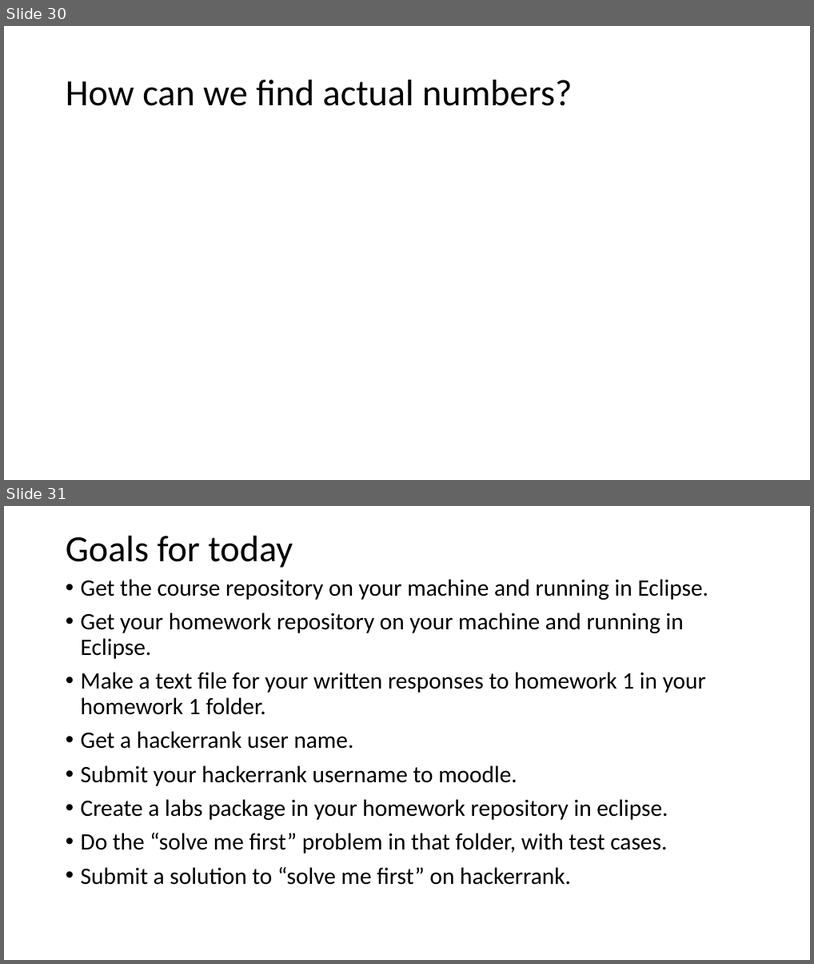
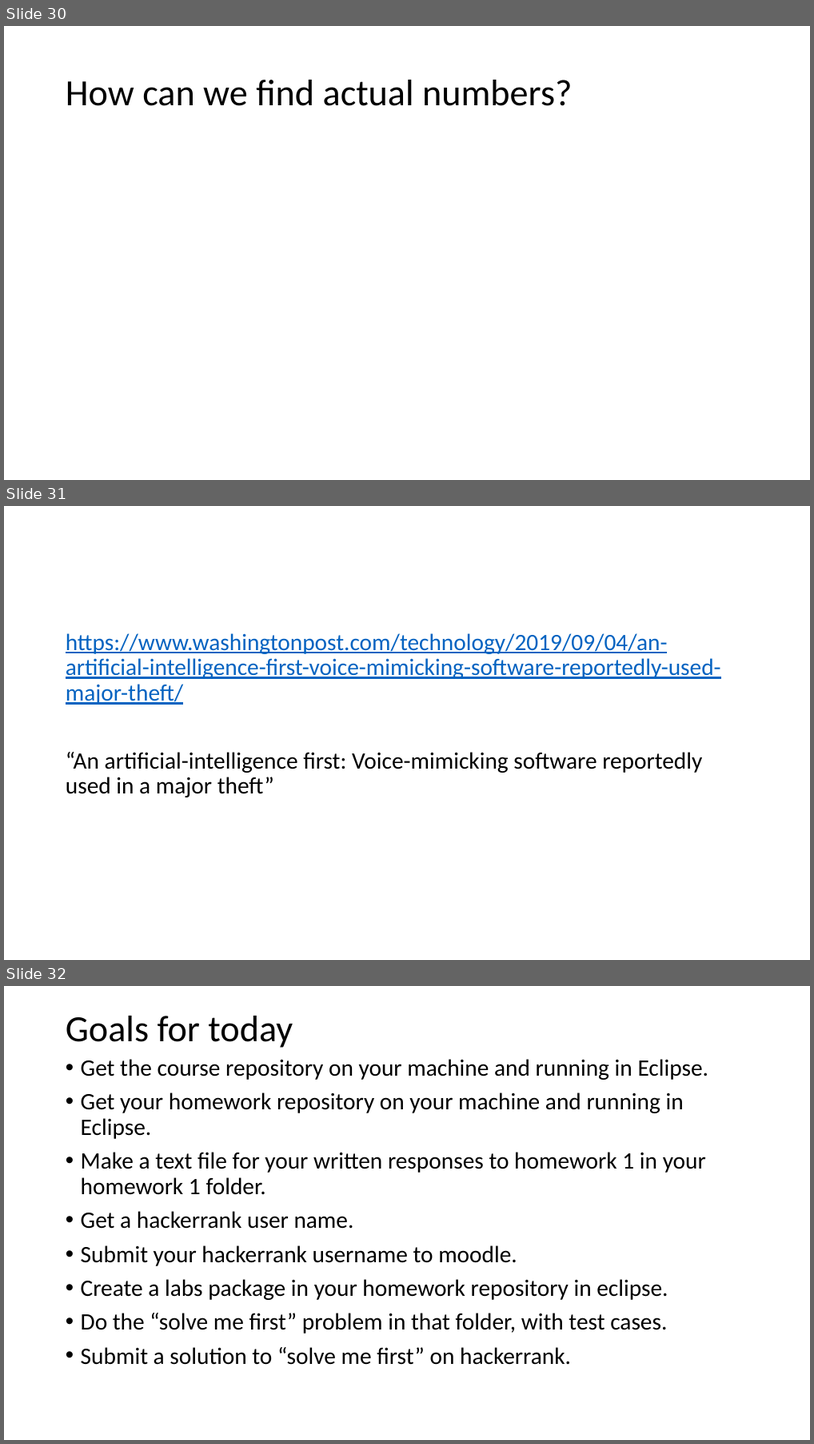
Before and after one commit to skalakm/232, a slide deck: notes.pptx. Shown one above the other, each under a label of ours: slides 30 and 31 before the commit, slides 30, 31 and 32 after it. The pictures are 814x964 and 814x1444 pixels, drawn with LibreOffice and Linux fonts; fonts in the diff are those of the drawing. Boxes give left, top, right and bottom in pixels: in the first picture for what was removed or moved away, otherwise in the second. Text is boxed around its words. In the diff, an @@ line names an element or a change of style, - is before the commit and + after.

Commit message:
added news article

```diff
--- a/notes.pptx
+++ b/notes.pptx
@@ slide 31 added at [4,506,810,960], background #FFFFFF @@
@@ text added at [66,633,722,797], 28 pt, text #0563C1, underline @@
+https://www.washingtonpost.com/technology/2019/09/04/an-artificial-intelligence-first-voice-mimicking-software-reportedly-used-major-theft/
+“An artificial-intelligence first: Voice-mimicking software reportedly used in a major theft”
@@ what was slide 31 is now slide 32 @@
```
